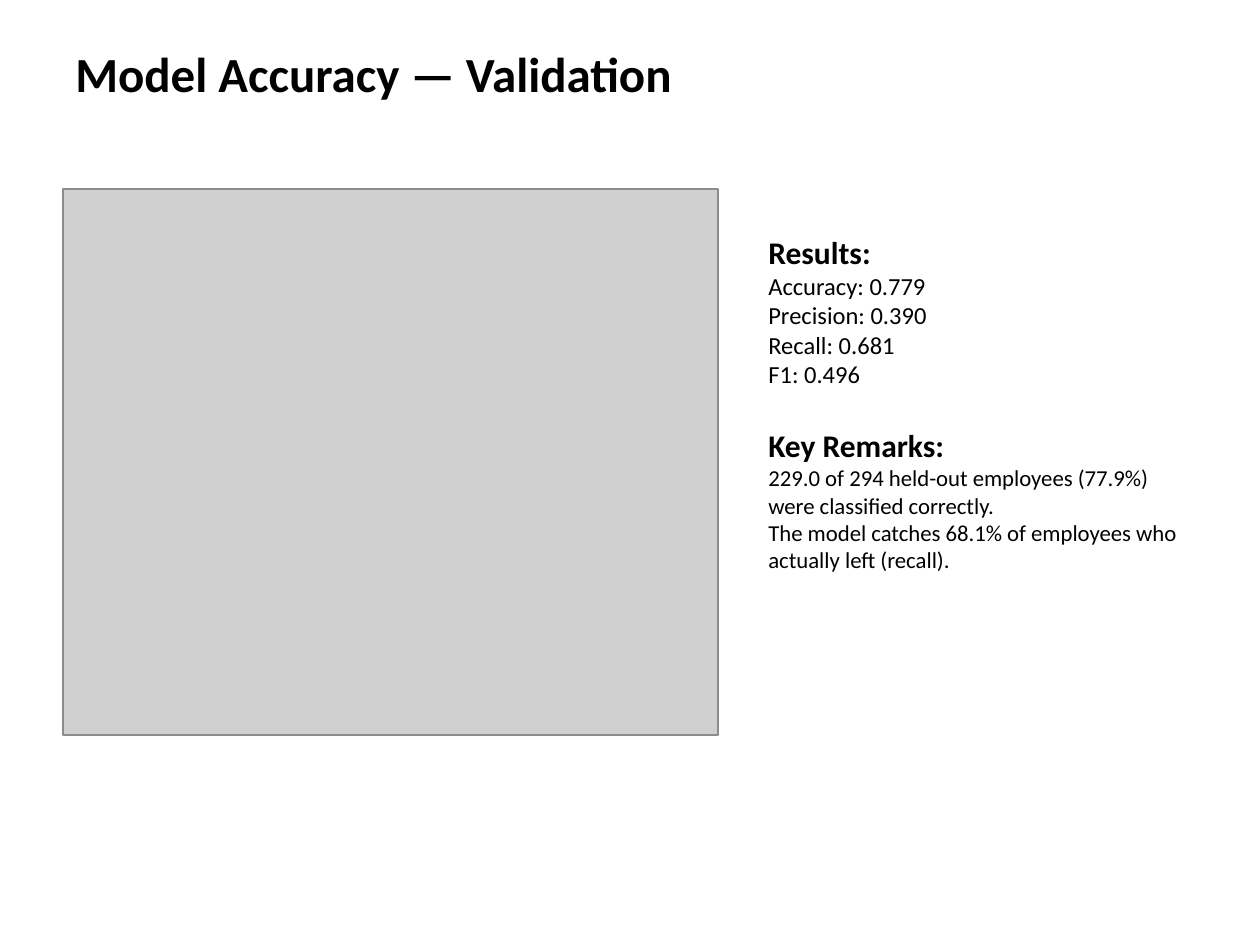
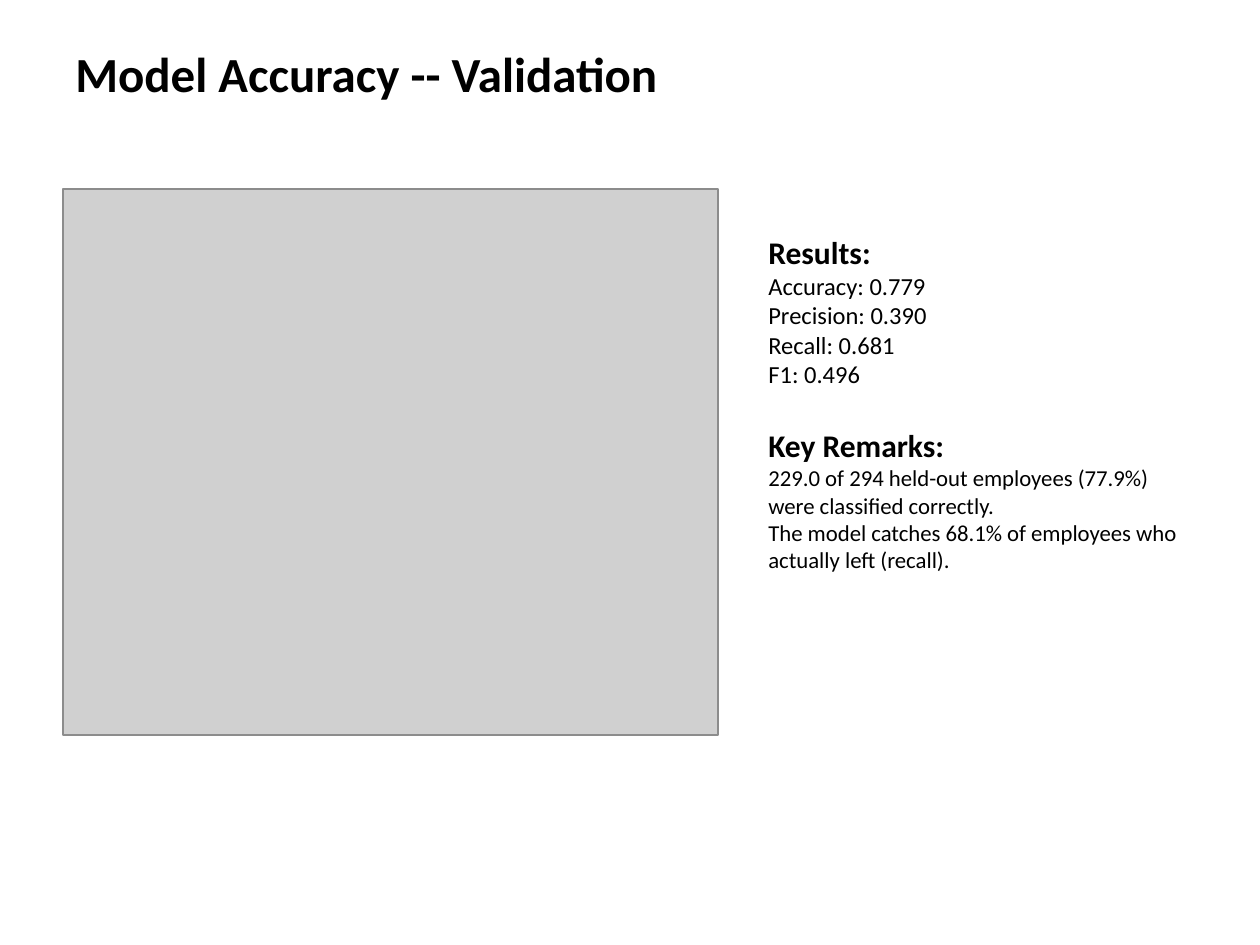
Before and after one commit to Nickwisely97/Code-Portofolio, a slide deck: slide 2 of Project/Forecasting & Predictive Modeling/HR Attrition - Classification & Survival Analysis/result/slides/Executive_Attrition_Report.pptx. Drawn at 1260x945 pixels with LibreOffice and Linux fonts; fonts in the diff are those of the drawing; grey boxes stand for pictures. Boxes give left, top, right and bottom in pixels: in the first picture for what was removed or moved away, otherwise in the second. Text is boxed around its words. In the diff, an @@ line names an element or a change of style, - is before the commit and + after.

```diff
--- a/Project/Forecasting & Predictive Modeling/HR Attrition - Classification & Survival Analysis/result/slides/Executive_Attrition_Report.pptx
+++ b/Project/Forecasting & Predictive Modeling/HR Attrition - Classification & Survival Analysis/result/slides/Executive_Attrition_Report.pptx
@@ text at box(75, 57, 658, 100): text changed @@
-Model Accuracy — Validation
+Model Accuracy -- Validation
```
Also in this commit, not shown: 2 other slides changed, 24 other files.
